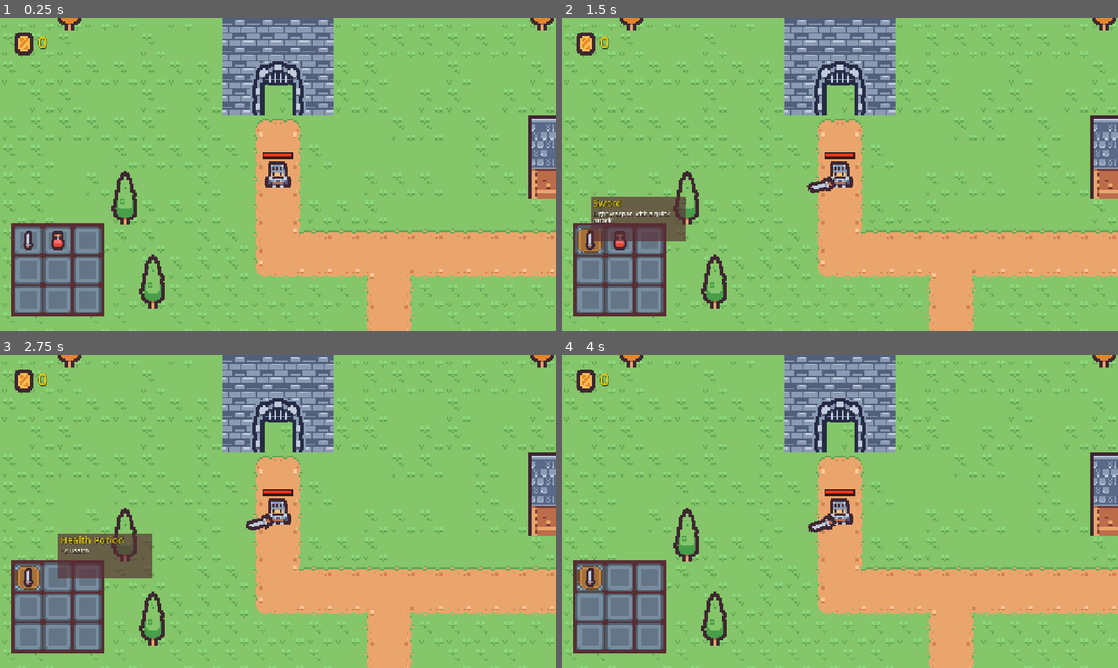
Above: before the commit, frames 1-4 (two rows, left to right).
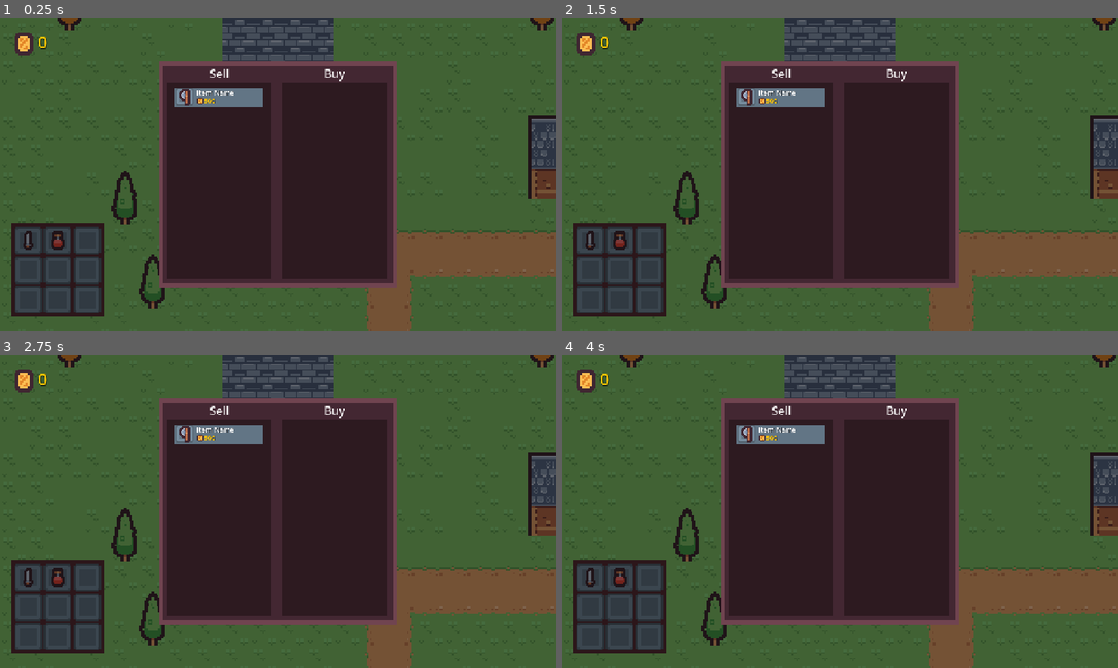
Above: after the commit, the same moments.

Repository: myles-rockland/action-rpg
Game: Godot game, scene res://Scenes/overworld.tscn
The game is run twice, just before and just after one commit, with the same random seed, the same clock (stepped at 60 frames per second) and the same inputs.
Inputs (mouse positions are in pixels of both pictures, inside the frame that each line leads up to):
- Up to frame 1 (0.25 s): no input
- Up to frame 2 (1.5 s): click (778, 96) at 0.5 s, where only the run after the commit has a clickable "Item Name"; click (589, 240) at 1.25 s
- Up to frame 3 (2.75 s): click (55, 577) at 2 s
- Up to frame 4 (4 s): click (650, 577) at 2.75 s; click (589, 608) at 3.5 s

The runs differ from the first frame. In frame 1, 99% of the frame differs, in the area x 0-100%, y 0-100%; in frame 2, 99%; in frame 3, 99%; in frame 4, 99%.

Commit message:
Setup shop ui

Diff:
--- a/Scenes/Characters/player.tscn
+++ b/Scenes/Characters/player.tscn
@@ -12,6 +12,7 @@
 [ext_resource type="Script" uid="uid://cjqu5xh7k4wb0" path="res://Scripts/Dialogue/dialogue_controller.gd" id="12_h1n2f"]
 [ext_resource type="Texture2D" uid="uid://ryo8ejfhg2w4" path="res://Sprites/Characters/Character_Wizard.tres" id="14_xccyk"]
 [ext_resource type="Resource" uid="uid://d0eeqwbbr3t3l" path="res://Items/Weapons/sword.tres" id="14_yt1oc"]
+[ext_resource type="PackedScene" uid="uid://m5vgg54mirv3" path="res://Scenes/UI/shop_item_ui.tscn" id="15_yt1oc"]
 [ext_resource type="Texture2D" uid="uid://bshdye34yp8m3" path="res://Sprites/UI/UI_Gold.tres" id="16_15c3i"]
 [ext_resource type="Resource" uid="uid://cejbcqoel730q" path="res://Items/Consumables/health_potion.tres" id="16_dxpk4"]
 [ext_resource type="PackedScene" uid="uid://oacaqecgcbv3" path="res://Scenes/UI/inventory_slot.tscn" id="17_15c3i"]
@@ -49,6 +50,24 @@
 [sub_resource type="StyleBoxFlat" id="StyleBoxFlat_01b8d"]
 bg_color = Color(0, 0, 0, 0.5058824)
 
+[sub_resource type="StyleBoxFlat" id="StyleBoxFlat_oabil"]
+bg_color = Color(0.4392157, 0.26666668, 0.3137255, 1)
+
+[sub_resource type="StyleBoxFlat" id="StyleBoxFlat_ibl5q"]
+bg_color = Color(0.2627451, 0.15294118, 0.19607843, 1)
+
+[sub_resource type="StyleBoxFlat" id="StyleBoxFlat_134ml"]
+bg_color = Color(0.1764706, 0.101960786, 0.1254902, 1)
+
+[sub_resource type="LabelSettings" id="LabelSettings_8ogur"]
+font_size = 26
+
+[sub_resource type="LabelSettings" id="LabelSettings_dxpk4"]
+font_size = 38
+font_color = Color(1, 0.7921569, 0, 1)
+shadow_size = 5
+shadow_color = Color(0, 0, 0, 0.43137255)
+
 [sub_resource type="StyleBoxFlat" id="StyleBoxFlat_tncop"]
 bg_color = Color(0.6273555, 0.43885702, 0.29377806, 1)
 
@@ -66,12 +85,6 @@
 font_size = 20
 shadow_size = 3
 shadow_color = Color(0, 0, 0, 0.4627451)
-
-[sub_resource type="LabelSettings" id="LabelSettings_dxpk4"]
-font_size = 38
-font_color = Color(1, 0.7921569, 0, 1)
-shadow_size = 5
-shadow_color = Color(0, 0, 0, 0.43137255)
 
 [node name="Player" type="CharacterBody2D" unique_id=1259294435 node_paths=PackedStringArray("weapons") groups=["Player"]]
 collision_layer = 2
@@ -220,8 +233,7 @@
 horizontal_alignment = 1
 vertical_alignment = 1
 
-[node name="DialogueScreen" type="Panel" parent="HUD" unique_id=1317420979]
-visible = false
+[node name="ShopScreen" type="Panel" parent="HUD" unique_id=907860443]
 anchors_preset = 15
 anchor_right = 1.0
 anchor_bottom = 1.0
@@ -229,79 +241,99 @@
 grow_vertical = 2
 theme_override_styles/panel = SubResource("StyleBoxFlat_01b8d")
 
-[node name="DialoguePanel" type="Panel" parent="HUD/DialogueScreen" unique_id=1272709691]
-layout_mode = 1
-anchors_preset = 7
-anchor_left = 0.5
-anchor_top = 1.0
-anchor_right = 0.5
-anchor_bottom = 1.0
-offset_left = -300.0
-offset_top = -237.0
-offset_right = 300.0
-offset_bottom = -37.0
-grow_horizontal = 2
-grow_vertical = 0
-theme_override_styles/panel = SubResource("StyleBoxFlat_tncop")
-
-[node name="BG" type="Panel" parent="HUD/DialogueScreen/DialoguePanel" unique_id=845029821]
+[node name="ShopPanel" type="Panel" parent="HUD/ShopScreen" unique_id=775630614]
 layout_mode = 1
 anchors_preset = 8
 anchor_left = 0.5
 anchor_top = 0.5
 anchor_right = 0.5
 anchor_bottom = 0.5
-offset_left = -295.0
-offset_top = -95.0
-offset_right = 295.0
-offset_bottom = 95.0
-grow_horizontal = 2
-grow_vertical = 2
-theme_override_styles/panel = SubResource("StyleBoxFlat_8ogur")
-
-[node name="NPCIcon" type="TextureRect" parent="HUD/DialogueScreen/DialoguePanel" unique_id=1050735441]
-layout_mode = 1
-anchors_preset = 9
+offset_left = -275.0
+offset_top = -260.0
+offset_right = 275.0
+offset_bottom = 260.0
+grow_horizontal = 2
+grow_vertical = 2
+theme_override_styles/panel = SubResource("StyleBoxFlat_oabil")
+
+[node name="BG" type="Panel" parent="HUD/ShopScreen/ShopPanel" unique_id=1140686584]
+layout_mode = 1
+anchors_preset = -1
+anchor_right = 1.0
+anchor_bottom = 1.0
+offset_left = 10.0
+offset_top = 10.0
+offset_right = -10.0
+offset_bottom = -10.0
+grow_horizontal = 2
+grow_vertical = 2
+theme_override_styles/panel = SubResource("StyleBoxFlat_ibl5q")
+
+[node name="PlayerPanel" type="Panel" parent="HUD/ShopScreen/ShopPanel" unique_id=542723636]
+layout_mode = 1
+anchors_preset = -1
+anchor_right = 0.5
 anchor_bottom = 1.0
 offset_left = 20.0
-offset_right = 123.0
-grow_vertical = 2
-texture = ExtResource("14_xccyk")
-stretch_mode = 5
-
-[node name="NPCName" type="Label" parent="HUD/DialogueScreen/DialoguePanel" unique_id=1036258360]
-layout_mode = 1
-anchors_preset = 10
-anchor_right = 1.0
-offset_left = 159.0
-offset_top = 15.0
-offset_right = -32.0
-offset_bottom = 62.0
-grow_horizontal = 2
-text = "NPC Name"
-label_settings = SubResource("LabelSettings_xccyk")
-
-[node name="Dialogue" type="Label" parent="HUD/DialogueScreen/DialoguePanel" unique_id=1480213943]
-custom_minimum_size = Vector2(1, 1)
-layout_mode = 1
-anchors_preset = 10
-anchor_right = 1.0
-offset_left = 159.0
-offset_top = 53.0
-offset_right = -32.0
-offset_bottom = 177.0
-grow_horizontal = 2
-text = "This is where the NPC will talk to you, tell the player certain information"
-label_settings = SubResource("LabelSettings_h1n2f")
-autowrap_mode = 2
+offset_top = 49.0
+offset_right = -15.0
+offset_bottom = -21.0
+theme_override_styles/panel = SubResource("StyleBoxFlat_134ml")
+
+[node name="ShopPanel" type="Panel" parent="HUD/ShopScreen/ShopPanel" unique_id=381019667]
+layout_mode = 1
+anchors_preset = -1
+anchor_left = 0.5
+anchor_right = 1.0
+anchor_bottom = 1.0
+offset_left = 10.0
+offset_top = 49.0
+offset_right = -25.0
+offset_bottom = -21.0
+theme_override_styles/panel = SubResource("StyleBoxFlat_134ml")
+
+[node name="SellText" type="Label" parent="HUD/ShopScreen/ShopPanel" unique_id=856032143]
+layout_mode = 1
+anchors_preset = -1
+anchor_right = 0.5
+offset_left = 20.0
+offset_top = 10.0
+offset_right = -15.0
+offset_bottom = 46.0
+text = "Sell"
+label_settings = SubResource("LabelSettings_8ogur")
+horizontal_alignment = 1
+vertical_alignment = 1
+
+[node name="BuyText" type="Label" parent="HUD/ShopScreen/ShopPanel" unique_id=1421074369]
+layout_mode = 1
+anchors_preset = -1
+anchor_left = 0.5
+anchor_right = 1.0
+offset_left = 10.0
+offset_top = 10.0
+offset_right = -25.0
+offset_bottom = 46.0
+grow_horizontal = 2
+text = "Buy"
+label_settings = SubResource("LabelSettings_8ogur")
+horizontal_alignment = 1
+vertical_alignment = 1
+
+[node name="ShopItemUI" parent="HUD/ShopScreen/ShopPanel" unique_id=512931858 instance=ExtResource("15_yt1oc")]
+layout_mode = 0
+offset_left = 38.0
+offset_top = 60.0
+offset_right = 238.0
+offset_bottom = 104.0
 
 [node name="Gold" type="Control" parent="HUD" unique_id=910615257]
 layout_mode = 3
 anchors_preset = 0
 offset_left = 29.0
 offset_top = 32.0
-offset_right = 509.0
-offset_bottom = 144.0
+offset_right = 193.0
+offset_bottom = 105.0
 mouse_filter = 2
 
 [node name="GoldIcon" type="TextureRect" parent="HUD/Gold" unique_id=2042628475]
@@ -323,4 +355,79 @@
 vertical_alignment = 1
 script = ExtResource("17_jnx77")
 
+[node name="DialogueScreen" type="Panel" parent="HUD" unique_id=1317420979]
+visible = false
+anchors_preset = 15
+anchor_right = 1.0
+anchor_bottom = 1.0
+grow_horizontal = 2
+grow_vertical = 2
+theme_override_styles/panel = SubResource("StyleBoxFlat_01b8d")
+
+[node name="DialoguePanel" type="Panel" parent="HUD/DialogueScreen" unique_id=1272709691]
+layout_mode = 1
+anchors_preset = 7
+anchor_left = 0.5
+anchor_top = 1.0
+anchor_right = 0.5
+anchor_bottom = 1.0
+offset_left = -300.0
+offset_top = -237.0
+offset_right = 300.0
+offset_bottom = -37.0
+grow_horizontal = 2
+grow_vertical = 0
+theme_override_styles/panel = SubResource("StyleBoxFlat_tncop")
+
+[node name="BG" type="Panel" parent="HUD/DialogueScreen/DialoguePanel" unique_id=845029821]
+layout_mode = 1
+anchors_preset = 8
+anchor_left = 0.5
+anchor_top = 0.5
+anchor_right = 0.5
+anchor_bottom = 0.5
+offset_left = -295.0
+offset_top = -95.0
+offset_right = 295.0
+offset_bottom = 95.0
+grow_horizontal = 2
+grow_vertical = 2
+theme_override_styles/panel = SubResource("StyleBoxFlat_8ogur")
+
+[node name="NPCIcon" type="TextureRect" parent="HUD/DialogueScreen/DialoguePanel" unique_id=1050735441]
+layout_mode = 1
+anchors_preset = 9
+anchor_bottom = 1.0
+offset_left = 20.0
+offset_right = 123.0
+grow_vertical = 2
+texture = ExtResource("14_xccyk")
+stretch_mode = 5
+
+[node name="NPCName" type="Label" parent="HUD/DialogueScreen/DialoguePanel" unique_id=1036258360]
+layout_mode = 1
+anchors_preset = 10
+anchor_right = 1.0
+offset_left = 159.0
+offset_top = 15.0
+offset_right = -32.0
+offset_bottom = 62.0
+grow_horizontal = 2
+text = "NPC Name"
+label_settings = SubResource("LabelSettings_xccyk")
+
+[node name="Dialogue" type="Label" parent="HUD/DialogueScreen/DialoguePanel" unique_id=1480213943]
+custom_minimum_size = Vector2(1, 1)
+layout_mode = 1
+anchors_preset = 10
+anchor_right = 1.0
+offset_left = 159.0
+offset_top = 53.0
+offset_right = -32.0
+offset_bottom = 177.0
+grow_horizontal = 2
+text = "This is where the NPC will talk to you, tell the player certain information"
+label_settings = SubResource("LabelSettings_h1n2f")
+autowrap_mode = 2
+
 [connection signal="timeout" from="InteractionController/CheckTimer" to="InteractionController" method="_check"]
--- /dev/null
+++ b/Scenes/UI/shop_item_ui.tscn
@@ -0,0 +1,181 @@
+[gd_scene format=3 uid="uid://m5vgg54mirv3"]
+
+[ext_resource type="Script" uid="uid://bjodf6iw8y3j" path="res://Scripts/UI/game_button.gd" id="1_tpr8k"]
+[ext_resource type="Texture2D" uid="uid://cvi2growfl5pu" path="res://Sprites/UI/UI_InventorySlot.tres" id="2_6bce6"]
+[ext_resource type="Texture2D" uid="uid://nnn5juuro7la" path="res://Sprites/Items/Item_Axe.tres" id="3_emgyl"]
+[ext_resource type="Texture2D" uid="uid://bshdye34yp8m3" path="res://Sprites/UI/UI_Gold.tres" id="4_emgyl"]
+
+[sub_resource type="StyleBoxFlat" id="StyleBoxFlat_gvo7x"]
+bg_color = Color(0.38431373, 0.45882353, 0.52156866, 1)
+
+[sub_resource type="LabelSettings" id="LabelSettings_gvo7x"]
+shadow_color = Color(0, 0, 0, 0.36078432)
+
+[sub_resource type="LabelSettings" id="LabelSettings_tncop"]
+font_size = 15
+font_color = Color(1, 0.77254903, 0, 1)
+shadow_color = Color(0, 0, 0, 0.34901962)
+
+[node name="ShopItemUI" type="BaseButton" unique_id=512931858]
+unique_name_in_owner = false
+process_mode = 0
+process_priority = 0
+process_physics_priority = 0
+process_thread_group = 0
+physics_interpolation_mode = 2
+auto_translate_mode = 0
+editor_description = ""
+visible = true
+modulate = Color(1, 1, 1, 1)
+self_modulate = Color(1, 1, 1, 1)
+show_behind_parent = false
+top_level = false
+clip_children = 0
+oversampling_with_scale = 0
+light_mask = 1
+visibility_layer = 1
+z_index = 0
+z_as_relative = true
+y_sort_enabled = false
+texture_filter = 0
+texture_repeat = 0
+material = null
+use_parent_material = false
+custom_minimum_size = Vector2(200, 44)
+custom_maximum_size = Vector2(-1, -1)
+propagate_maximum_size = false
+clip_contents = false
+layout_mode = 3
+anchors_preset = 0
+anchor_left = 0.0
+anchor_top = 0.0
+anchor_right = 0.0
+anchor_bottom = 0.0
+offset_left = 0.0
+offset_top = 0.0
+offset_right = 40.0
+offset_bottom = 40.0
+grow_horizontal = 1
+grow_vertical = 1
+rotation = 0.0
+scale = Vector2(1, 1)
+pivot_offset = Vector2(0, 0)
+pivot_offset_ratio = Vector2(0, 0)
+size_flags_horizontal = 1
+size_flags_vertical = 1
+size_flags_stretch_ratio = 1.0
+offset_transform_enabled = false
+offset_transform_position = Vector2(0, 0)
+offset_transform_position_ratio = Vector2(0, 0)
+offset_transform_scale = Vector2(1, 1)
+offset_transform_rotation = 0.0
+offset_transform_pivot = Vector2(0, 0)
+offset_transform_pivot_ratio = Vector2(0.5, 0.5)
+offset_transform_visual_only = true
+localize_numeral_system = true
+layout_direction = 0
+translation_context = &""
+tooltip_text = ""
+tooltip_auto_translate_mode = 0
+focus_neighbor_left = NodePath("")
+focus_neighbor_top = NodePath("")
+focus_neighbor_right = NodePath("")
+focus_neighbor_bottom = NodePath("")
+focus_next = NodePath("")
+focus_previous = NodePath("")
+focus_mode = 2
+focus_behavior_recursive = 0
+mouse_filter = 0
+mouse_behavior_recursive = 0
+mouse_force_pass_scroll_events = true
+mouse_default_cursor_shape = 0
+accessibility_name = ""
+accessibility_description = ""
+accessibility_live = 0
+accessibility_controls_nodes = Array[NodePath]([])
+accessibility_described_by_nodes = Array[NodePath]([])
+accessibility_labeled_by_nodes = Array[NodePath]([])
+accessibility_flow_to_nodes = Array[NodePath]([])
+theme = null
+theme_type_variation = &""
+disabled = false
+toggle_mode = false
+button_pressed = false
+action_mode = 1
+button_mask = 1
+keep_pressed_outside = false
+button_group = null
+shortcut = null
+shortcut_feedback = true
+shortcut_in_tooltip = true
+script = ExtResource("1_tpr8k")
+metadata/_custom_type_script = "uid://bjodf6iw8y3j"
+
+[node name="BG" type="Panel" parent="." unique_id=358796806]
+layout_mode = 1
+anchors_preset = 15
+anchor_right = 1.0
+anchor_bottom = 1.0
+grow_horizontal = 2
+grow_vertical = 2
+mouse_filter = 2
+theme_override_styles/panel = SubResource("StyleBoxFlat_gvo7x")
+
+[node name="ItemBG" type="TextureRect" parent="." unique_id=475679089]
+layout_mode = 1
+anchors_preset = 4
+anchor_top = 0.5
+anchor_bottom = 0.5
+offset_left = 2.0
+offset_top = -20.0
+offset_right = 42.0
+offset_bottom = 20.0
+grow_vertical = 2
+mouse_filter = 2
+texture = ExtResource("2_6bce6")
+
+[node name="ItemIcon" type="TextureRect" parent="ItemBG" unique_id=994913745]
+layout_mode = 1
+anchors_preset = 15
+anchor_right = 1.0
+anchor_bottom = 1.0
+offset_left = 1.0
+offset_top = 1.0
+offset_right = -1.0
+offset_bottom = -1.0
+grow_horizontal = 2
+grow_vertical = 2
+mouse_filter = 2
+texture = ExtResource("3_emgyl")
+stretch_mode = 5
+
+[node name="ItemName" type="Label" parent="." unique_id=1134656032]
+layout_mode = 1
+anchors_preset = 10
+anchor_right = 1.0
+offset_left = 49.0
+offset_bottom = 23.0
+grow_horizontal = 2
+text = "Item Name"
+label_settings = SubResource("LabelSettings_gvo7x")
+
+[node name="GoldText" type="Label" parent="." unique_id=903253933]
+layout_mode = 1
+anchors_preset = 10
+anchor_right = 1.0
+offset_left = 66.0
+offset_top = 19.0
+offset_bottom = 42.0
+grow_horizontal = 2
+text = "500"
+label_settings = SubResource("LabelSettings_tncop")
+
+[node name="GoldIcon" type="TextureRect" parent="." unique_id=1413270048]
+layout_mode = 0
+offset_left = 49.0
+offset_top = 23.0
+offset_right = 66.0
+offset_bottom = 40.0
+mouse_filter = 2
+texture = ExtResource("4_emgyl")
+stretch_mode = 5
